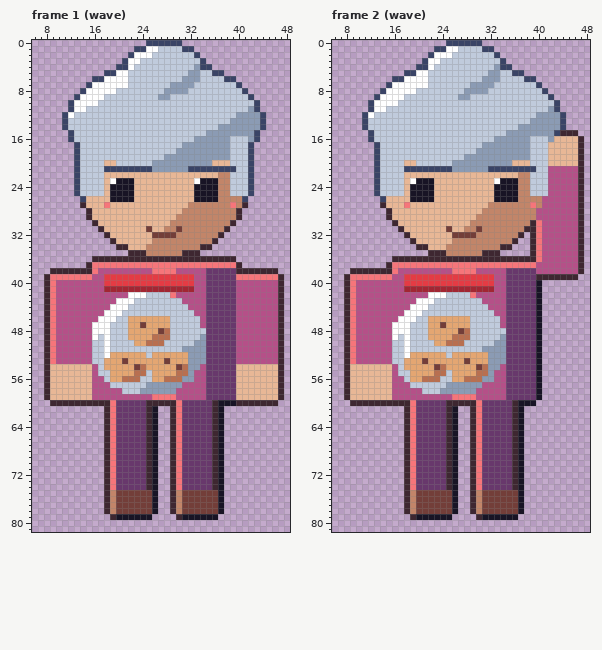
Pixel-art file: art/road/biscuit-neighbour.aseprite. The picture above is the old version.
56x84 pixels, 4 frames. Shown: frame 1 (wave): x 6..48, y 0..81; frame 2 (wave): x 6..48, y 0..81. The commit also changed other frames, which this record leaves out.
After the commit:
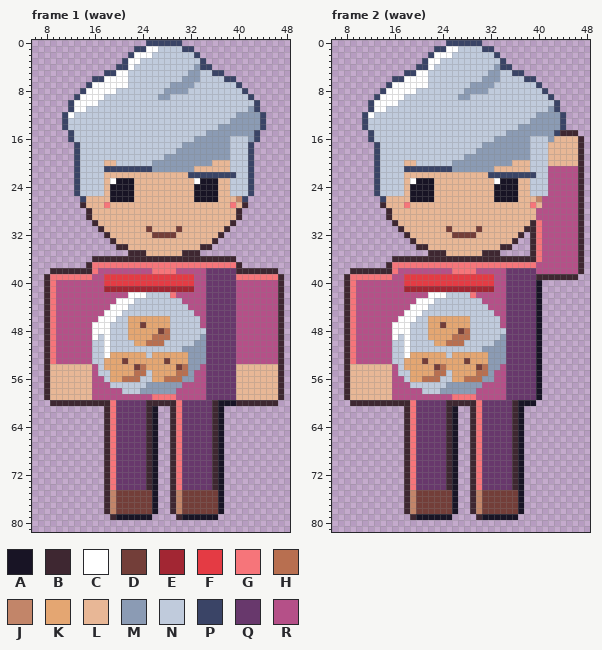
Palette (. is transparent): A #181425  B #3e2731  C #ffffff  D #733e39  E #a22633  F #e43b44  G #f6757a  H #b86f50  J #c28569  K #e4a672  L #e8b796  M #8b9bb4  N #c0cbdc  P #3a4466  Q #68386c  R #b55088
What changed:
--- frame 1 (wave)
@@ x 23..42 @@
 20 NNNMMMMMMMMMMLLLNNNP
-21 PPPMMMMMMPPPPPPPPNNP
-22 LLLLLLLLLLLLLLJJNNNP
-23 LLLLLLLLLLCAAAJJNNNP
-24 LLLLLLLLLLAAAAJJNNNP
-25 LLLLLLLLLLAAAAJJNNNP
-26 LLLLLLLLLLAAAAJJJJP.
-27 LLLLLLLLLJJJJJJJGJB.
-28 LLLLLLLLJJJJJJJJJB..
-29 LLLLLLLJJJJJJJJJJB..
-30 LLLLLLJJJJJJJJJJB...
-31 LLDLLJJDJJJJJJJB....
-32 LLLDDDDJJJJJJJB.....
-33 LLLJJJJJJJJJJB......
-34 LLJJJJJJJJJBB.......
-35 BBJJJJJJBBB.........
+21 PPPMMMMMMMLLLLLLNNNP
+22 LLLLLLLLLPPPPPPPPNNP
+23 LLLLLLLLLLCAAALLNNNP
+24 LLLLLLLLLLAAAALLNNNP
+25 LLLLLLLLLLAAAALLNNNP
+26 LLLLLLLLLLAAAALLLJP.
+27 LLLLLLLLLLLLLLLLGLB.
+28 LLLLLLLLLLLLLLLLLB..
+29 LLLLLLLLLLLLLLLLLB..
+30 LLLLLLLLLLLLLLLLB...
+31 LLDLLLLDLLLLLLLB....
+32 LLLDDDDLLLLLLLB.....
+33 LLLLLLLLLLLLLB......
+34 LLLLLLLLLLLBB.......
+35 BBLLLLLLBBB.........
 36 BBBBBBBBBBBBBBBBB...
--- frame 2 (wave)
@@ x 23..42 @@
 20 NNNMMMMMMMMMMLLLNNNL
-21 PPPMMMMMMPPPPPPPPNNR
-22 LLLLLLLLLLLLLLJJNNNR
-23 LLLLLLLLLLCAAAJJNNNR
-24 LLLLLLLLLLAAAAJJNNNR
-25 LLLLLLLLLLAAAAJJNNNR
-26 LLLLLLLLLLAAAAJJJJRR
-27 LLLLLLLLLJJJJJJJGJRR
-28 LLLLLLLLJJJJJJJJJRRR
-29 LLLLLLLJJJJJJJJJJRRR
-30 LLLLLLJJJJJJJJJJBGRR
-31 LLDLLJJDJJJJJJJBBGRR
-32 LLLDDDDJJJJJJJB.BGRR
-33 LLLJJJJJJJJJJB..BGRR
-34 LLJJJJJJJJJBB...BGRR
-35 BBJJJJJJBBB.....BGRR
+21 PPPMMMMMMMLLLLLLNNNR
+22 LLLLLLLLLPPPPPPPPNNR
+23 LLLLLLLLLLCAAALLNNNR
+24 LLLLLLLLLLAAAALLNNNR
+25 LLLLLLLLLLAAAALLNNNR
+26 LLLLLLLLLLAAAALLLJRR
+27 LLLLLLLLLLLLLLLLGLRR
+28 LLLLLLLLLLLLLLLLLRRR
+29 LLLLLLLLLLLLLLLLLRRR
+30 LLLLLLLLLLLLLLLLBGRR
+31 LLDLLLLDLLLLLLLBBGRR
+32 LLLDDDDLLLLLLLB.BGRR
+33 LLLLLLLLLLLLLB..BGRR
+34 LLLLLLLLLLLBB...BGRR
+35 BBLLLLLLBBB.....BGRR
 36 BBBBBBBBBBBBBBBBBGRR
